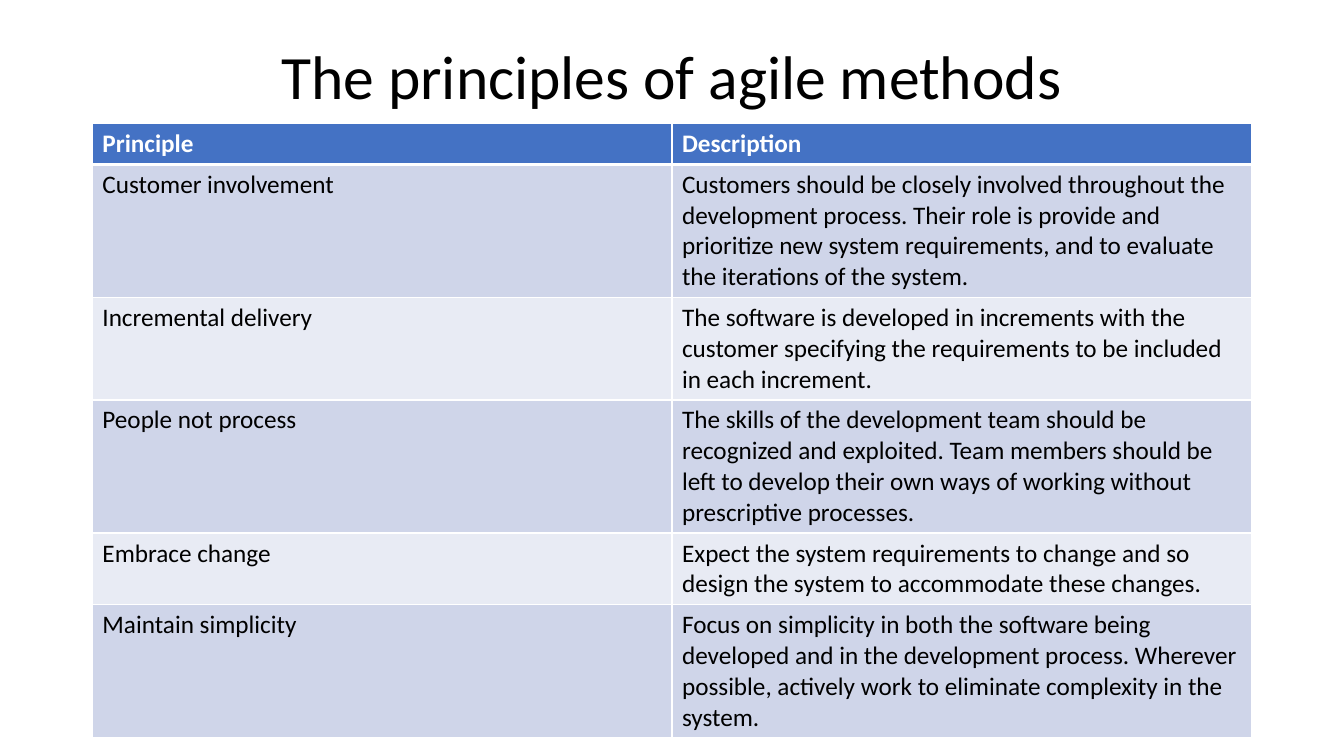
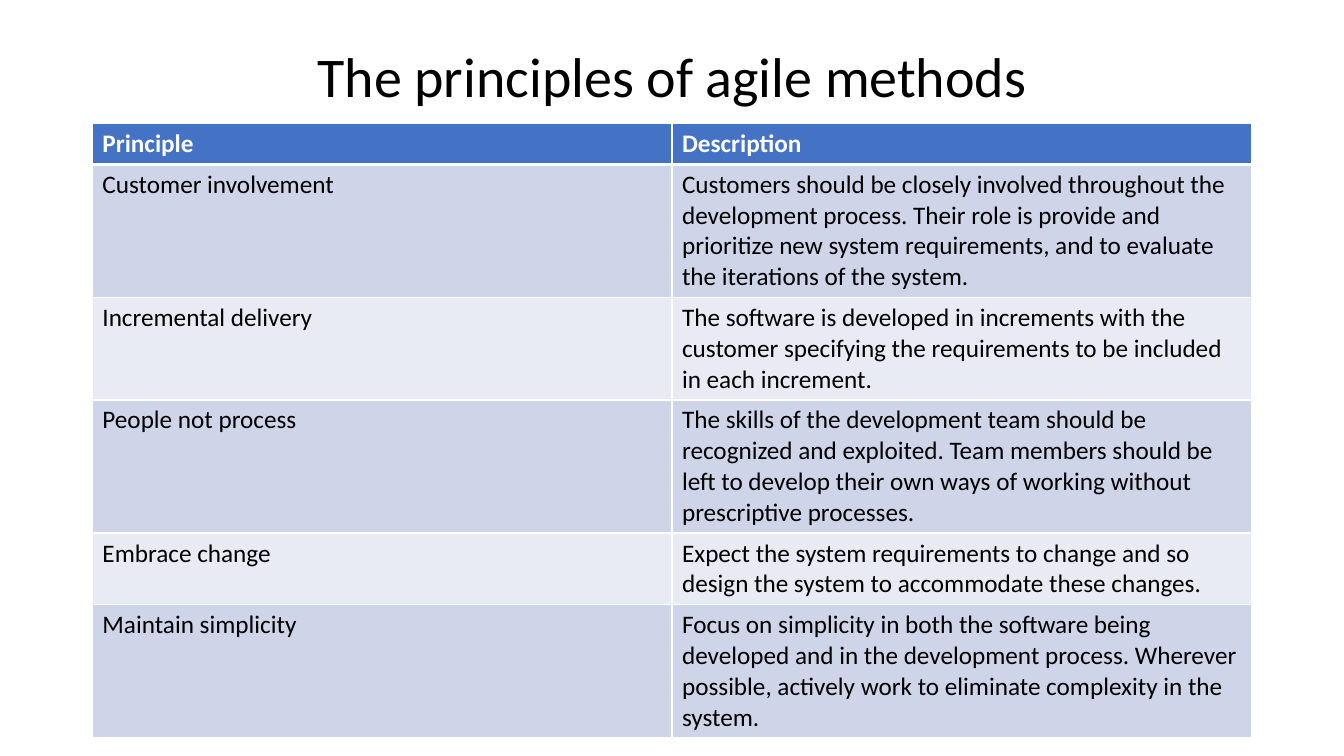
Before and after one commit to crioflorido/AgileSoftwareDevelopment, a slide deck: slide 3 of Agile Development.pptx. Drawn at 1344x756 pixels with LibreOffice and Linux fonts; fonts in the diff are those of the drawing. Boxes give left, top, right and bottom in pixels: in the first picture for what was removed or moved away, otherwise in the second. Text is boxed around its words. In the diff, an @@ line names an element or a change of style, - is before the commit and + after.

```diff
--- a/Agile Development.pptx
+++ b/Agile Development.pptx
@@ title "The principles of agile methods" at (317, 58, 1026, 107): size 44 to 40 pt @@
```
Also in this commit, not shown: 1 other slide changed, 7 slides added, 1 slide removed, 4 other files.
